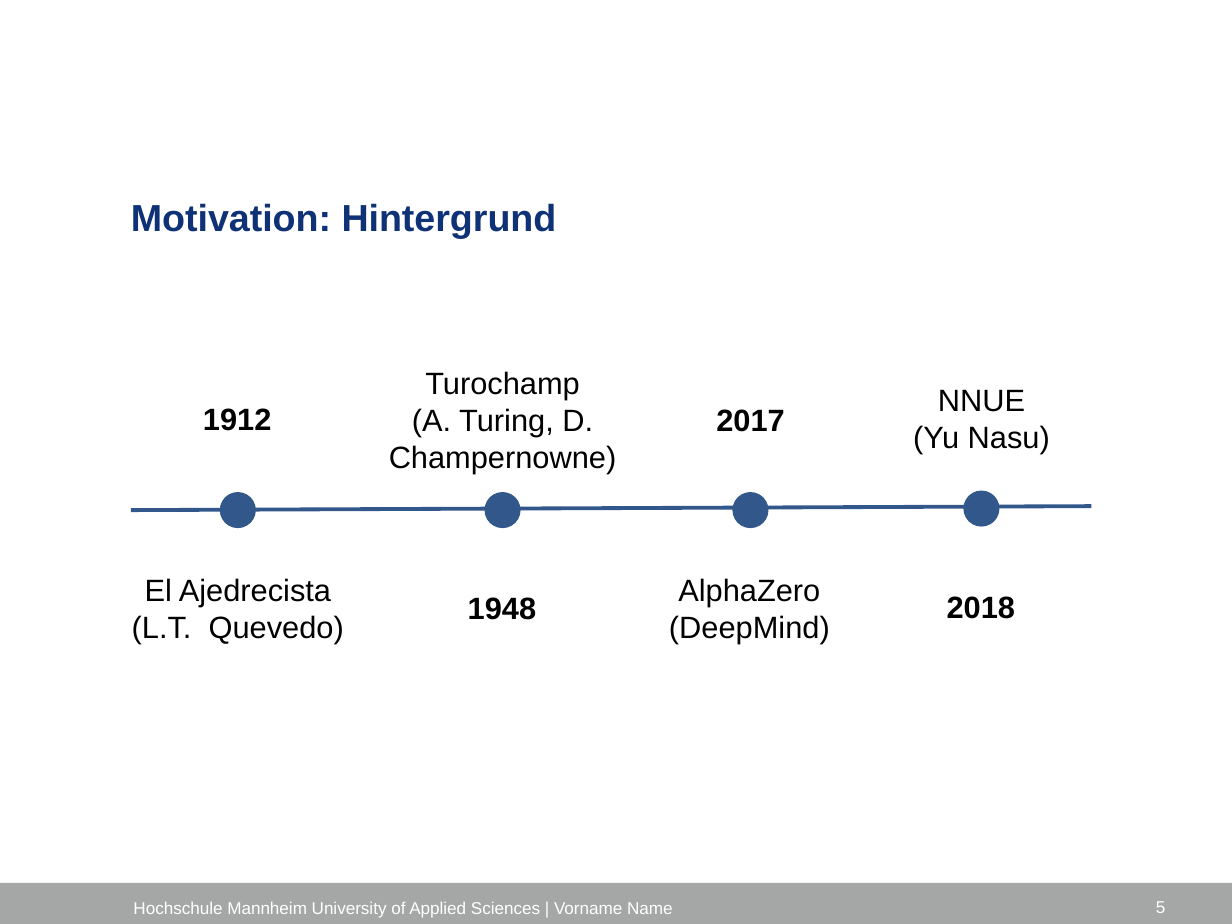
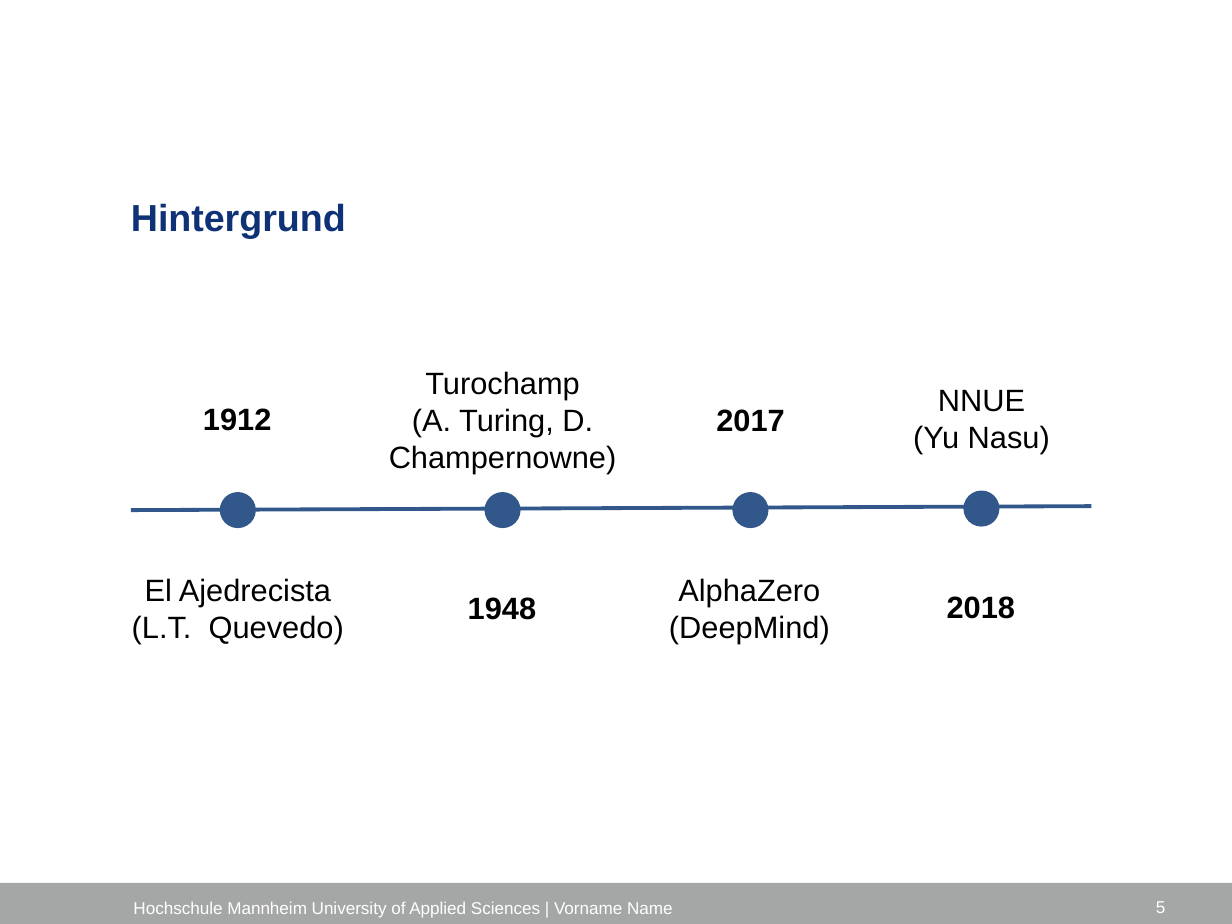
Before and after one commit to marvinkarhan/Bachelorarbeit, a slide deck: slide 5 of latex/Kolloquium/Kolloquium_Marvin_Karhan.pptx. Drawn at 1232x924 pixels with LibreOffice and Linux fonts; fonts in the diff are those of the drawing; background and template pictures are left out. Boxes give left, top, right and bottom in pixels: in the first picture for what was removed or moved away, otherwise in the second. Text is boxed around its words. In the diff, an @@ line names an element or a change of style, - is before the commit and + after.

```diff
--- a/latex/Kolloquium/Kolloquium_Marvin_Karhan.pptx
+++ b/latex/Kolloquium/Kolloquium_Marvin_Karhan.pptx
@@ title at box(131, 203, 346, 238): text changed @@
-Motivation: Hintergrund
+Hintergrund
```
Also in this commit, not shown: 9 other slides changed, 7 slides added, 13 slides removed, 9 other files.
